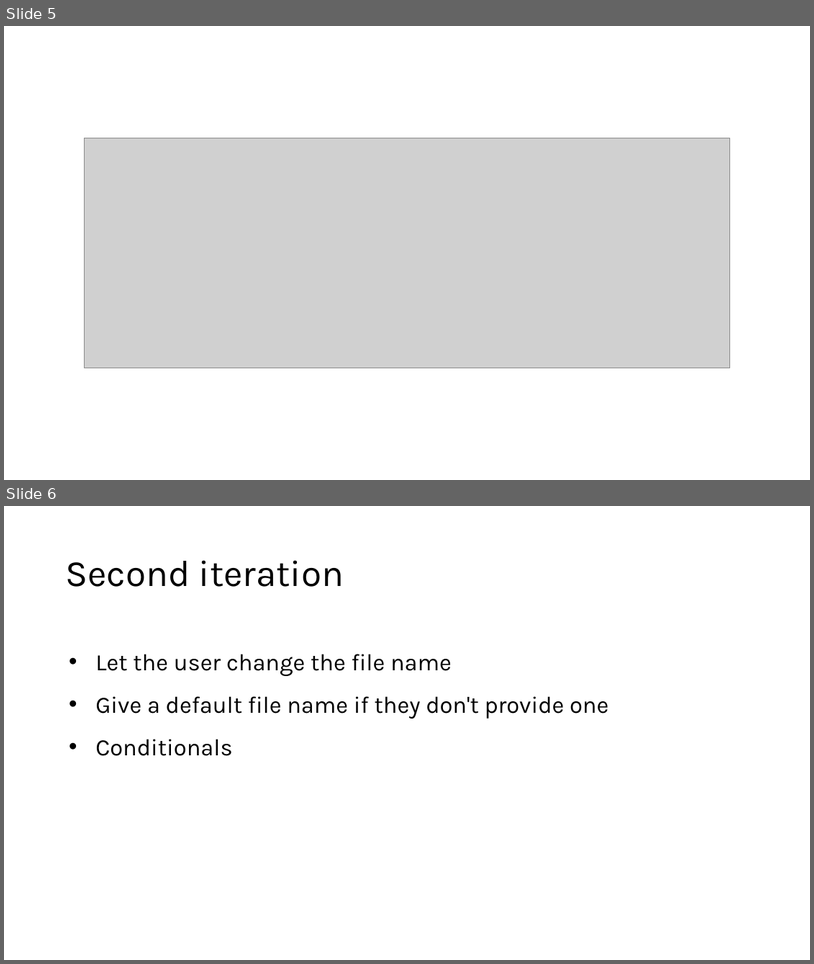
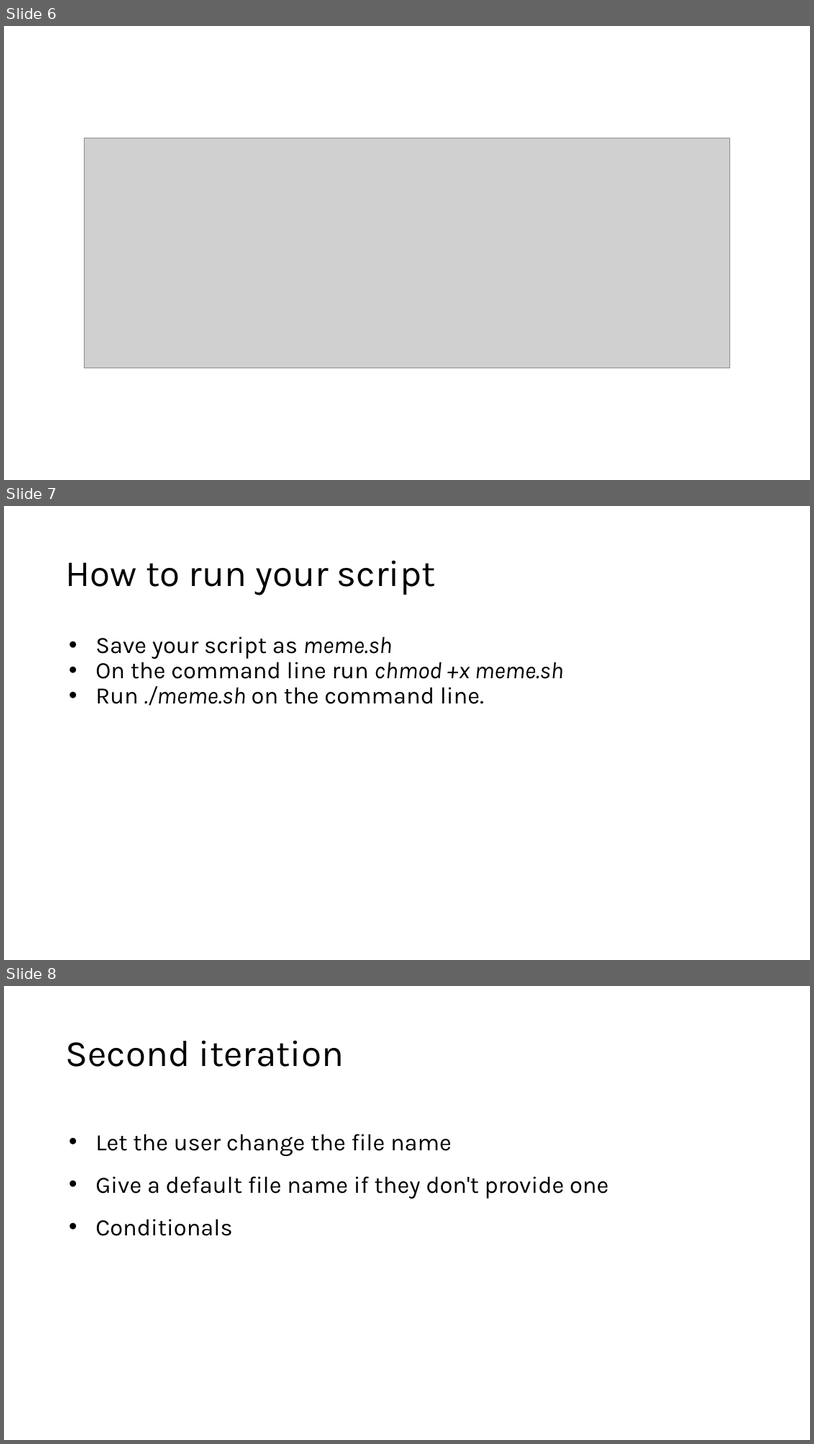
Before and after one commit to theycallmemac/talks, a slide deck: BASH/MemeGenerator/BashMemeGenerator.pptx. Shown one above the other, each under a label of ours: slides 5 and 6 before the commit, slides 6, 7 and 8 after it. The pictures are 814x964 and 814x1444 pixels, drawn with LibreOffice and Linux fonts; fonts in the diff are those of the drawing; grey boxes stand for pictures; background and template pictures are left out. Boxes give left, top, right and bottom in pixels: in the first picture for what was removed or moved away, otherwise in the second. Text is boxed around its words. In the diff, an @@ line names an element or a change of style, - is before the commit and + after.

Commit message:
updated slides and README for MemeGeneration

```diff
--- a/BASH/MemeGenerator/BashMemeGenerator.pptx
+++ b/BASH/MemeGenerator/BashMemeGenerator.pptx
@@ slide 7 added at [4,506,810,960], background picture (left out) @@
@@ title added at [65,560,436,595], 44 pt, text #000000 @@
+How to run your script
@@ text added at [95,636,564,705], 28 pt, text #000000 @@
+• Save your script as meme.sh
+• On the command line run chmod +x meme.sh
+• Run ./meme.sh on the command line.
@@ what was slide 5 is now slide 6 @@
@@ what was slide 6 is now slide 8 @@
```
Also in this commit, not shown: 1 slide changed, 3 other slides added, 2 other files.
